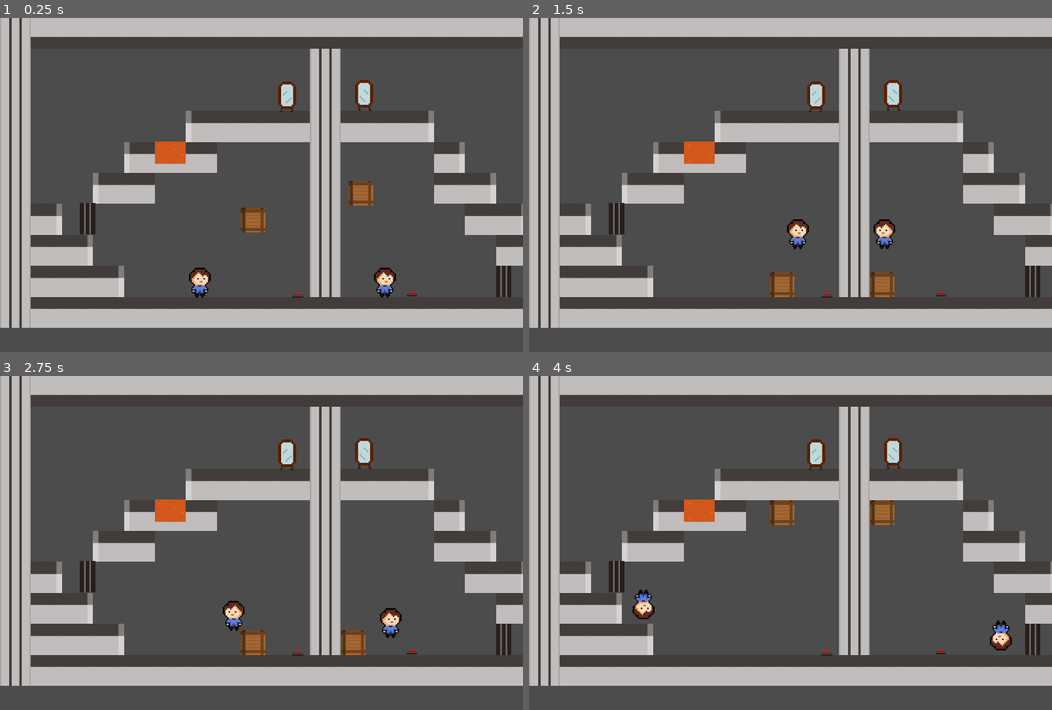
Above: before the commit, frames 1-4 (two rows, left to right).
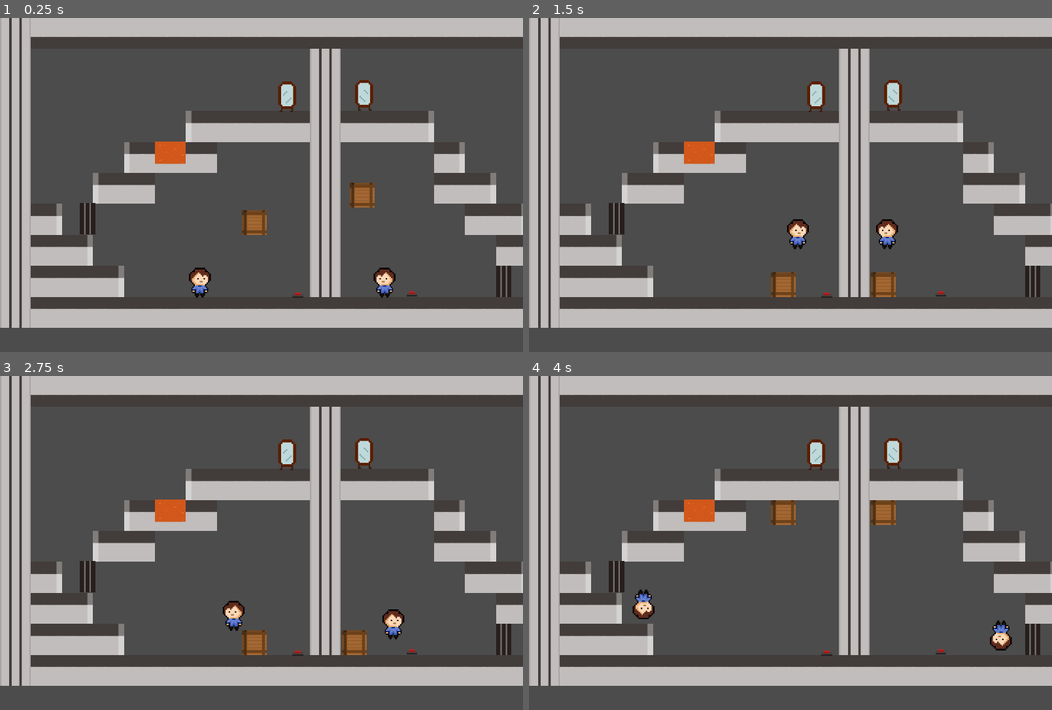
Above: after the commit, the same moments.

Repository: papukweh/Sohlepse
Game: Godot game, scene res://Stages/stage3.tscn
Two runs of this game, one before a commit and one after it. Both use one fixed random seed, a clock stepped at 60 frames per second and the inputs below. This scene is started directly instead of the project's main scene.
Inputs:
- Up to frame 1 (0.25 s): no input
- Up to frame 2 (1.5 s): hold Right (move_right) 0.53-1.28 s; hold E (interact) 0.53-1.28 s; tap Up (jump) at 0.77 s; tap F (play) at 0.8, 1.35 s; hold Down (move_down) from 1.28 s (still down)
- Up to frame 3 (2.75 s): tap Up (jump) at 1.52 s; tap E (interact) at 1.55 s; release Down (move_down) at 2.03 s; hold Right (move_right) from 2.03 s (still down); tap H (change-h) at 2.1 s; tap F (play) at 2.3 s
- Up to frame 4 (4 s): tap V (change-v) at 2.85 s; tap Up (jump) at 3.02, 3.77 s; tap E (interact) at 3.05 s; release Right (move_right) at 3.53 s; hold Left (move_left) from 3.53 s (still down); hold E (interact) from 3.53 s (still down); tap F (play) at 3.8 s

The runs differ from the first frame. In frame 1, 0.5% of the frame differs, in the area x 46-76%, y 48-83%; in frame 2, 0.4%; in frame 3, 0.4%; in frame 4, 0.2%.

Commit message:
Fixes #32.

Diff:
--- a/Sohlepse/Menus/Sure.tscn
+++ b/Sohlepse/Menus/Sure.tscn
@@ -1,6 +1,7 @@
 [gd_scene load_steps=2 format=2]
 
-[ext_resource path="res://Sure.gd" type="Script" id=1]
+[ext_resource path="res://Menus/Sure.gd" type="Script" id=1]
+
 
 [node name="Sure" type="Control" index="0"]
 
--- a/Sohlepse/Objects/Box.gd
+++ b/Sohlepse/Objects/Box.gd
@@ -5,6 +5,7 @@
 var GRAVITY = 700.0 # pixels/second/second
 var DEACCEL = 100.0
 var velocity = Vector2()
+onready var player = null
 
 func _process(delta):
 	if Input.is_action_just_pressed("change-v"):
@@ -13,23 +14,32 @@
 
 func _physics_process(delta):
 	var force = Vector2(0, invert_vertical * GRAVITY)
-	var player = null
-
-	if $RC_left.is_colliding():
-		player = $RC_left.get_collider()
-	if $RC_right.is_colliding() and (player == null or not player.get_name().begins_with("Player")):
-		player = $RC_right.get_collider()
-	if player != null and player.get_name().begins_with("Player"):
-		if Input.is_action_pressed("interact") and player.view() == self:
-			player.pushing = true
-			if player.moving_left():
-				velocity.x = -200
-			elif player.moving_right():
-				velocity.x = 200
-		else:
-			player.pushing = false
+	if player and Input.is_action_pressed("interact"):
+		player.pushing = true
+		if player.moving_left():
+			velocity.x = -200
+		elif player.moving_right():
+			velocity.x = 200
 	else:
 		velocity.x = 0
 
 	velocity += force * delta
 	velocity = move_and_slide(velocity, Vector2(0, -1))
+
+func _on_RC_left_body_entered(body):
+	if body.get_name().begins_with("Player") and body.view() == self:
+		player = body
+
+func _on_RC_left_body_exited(body):
+	if body.get_name().begins_with("Player"):
+		player = null
+		body.pushing = false
+
+func _on_RC_right_body_entered(body):
+	if body.get_name().begins_with("Player") and body.view() == self:
+		player = body
+
+func _on_RC_right_body_exited(body):
+	if body.get_name().begins_with("Player"):
+		player = null
+		body.pushing = false
--- a/Sohlepse/Objects/Box.tscn
+++ b/Sohlepse/Objects/Box.tscn
@@ -1,12 +1,17 @@
-[gd_scene load_steps=4 format=2]
+[gd_scene load_steps=5 format=2]
 
 [ext_resource path="res://Objects/Box.gd" type="Script" id=1]
 [ext_resource path="res://Assets/Box.png" type="Texture" id=2]
 
+[sub_resource type="RectangleShape2D" id=2]
+
+custom_solver_bias = 0.0
+extents = Vector2( 4.77612, 10 )
+
 [sub_resource type="RectangleShape2D" id=1]
 
 custom_solver_bias = 0.0
-extents = Vector2( 8.27558, 8.77974 )
+extents = Vector2( 7.52237, 8.77974 )
 
 [node name="Box" type="KinematicBody2D"]
 
@@ -15,37 +20,71 @@
 collision_mask = 1
 collision/safe_margin = 0.08
 script = ExtResource( 1 )
+_sections_unfolded = [ "Collision", "Transform" ]
+invert_vertical = 1
 
 [node name="Sprite" type="Sprite" parent="." index="0"]
 
-position = Vector2( -2.87509, -4.93039 )
 scale = Vector2( 0.8, 0.8 )
 texture = ExtResource( 2 )
+region_rect = Rect2( 2, 3, 72, 62 )
 _sections_unfolded = [ "Transform" ]
 
-[node name="RC_left" type="RayCast2D" parent="." index="1"]
+[node name="RC_left" type="Area2D" parent="." index="1"]
 
-position = Vector2( -41, -31.6383 )
-scale = Vector2( 1, 1.16755 )
-enabled = true
-exclude_parent = true
-cast_to = Vector2( 0, 40 )
+position = Vector2( -31, -26 )
+scale = Vector2( 1, 1.21875 )
+input_pickable = true
+gravity_vec = Vector2( 0, 1 )
+gravity = 98.0
+linear_damp = 0.1
+angular_damp = 1.0
+collision_layer = 2
 collision_mask = 2
+audio_bus_override = false
+audio_bus_name = "Master"
+_sections_unfolded = [ "Collision", "Transform" ]
+
+[node name="CollisionShape2D" type="CollisionShape2D" parent="RC_left" index="0"]
+
+position = Vector2( -1, 21.3334 )
+scale = Vector2( 1, 2.10454 )
+shape = SubResource( 2 )
 _sections_unfolded = [ "Transform" ]
 
-[node name="RC_right" type="RayCast2D" parent="." index="2"]
+[node name="RC_right" type="Area2D" parent="." index="2"]
 
-position = Vector2( 34, -33 )
-scale = Vector2( 1, 1.32439 )
-enabled = true
-exclude_parent = true
-cast_to = Vector2( 0, 40 )
+position = Vector2( 39.5, -26 )
+scale = Vector2( 1.04688, 1.21875 )
+input_pickable = true
+gravity_vec = Vector2( 0, 1 )
+gravity = 98.0
+linear_damp = 0.1
+angular_damp = 1.0
+collision_layer = 2
 collision_mask = 2
-_sections_unfolded = [ "Transform", "Z Index" ]
+audio_bus_override = false
+audio_bus_name = "Master"
+_sections_unfolded = [ "Collision", "Transform" ]
+
+[node name="CollisionShape2D" type="CollisionShape2D" parent="RC_right" index="0"]
+
+position = Vector2( -10.0299, 22.1539 )
+scale = Vector2( 1, 2 )
+shape = SubResource( 2 )
+_sections_unfolded = [ "Transform" ]
 
 [node name="CollisionShape2D" type="CollisionShape2D" parent="." index="3"]
 
-position = Vector2( -2.85678, -4.94659 )
-scale = Vector2( 3.09898, 2.92667 )
+position = Vector2( -1, 0 )
+scale = Vector2( 3.5893, 2.92667 )
 shape = SubResource( 1 )
 _sections_unfolded = [ "Transform" ]
+
+[connection signal="body_entered" from="RC_left" to="." method="_on_RC_left_body_entered"]
+
+[connection signal="body_exited" from="RC_left" to="." method="_on_RC_left_body_exited"]
+
+[connection signal="body_entered" from="RC_right" to="." method="_on_RC_right_body_entered"]
+
+[connection signal="body_exited" from="RC_right" to="." method="_on_RC_right_body_exited"]
--- a/Sohlepse/Objects/MovingPlatform.tscn
+++ b/Sohlepse/Objects/MovingPlatform.tscn
@@ -21,7 +21,7 @@
 input_pickable = false
 collision_layer = 1
 collision_mask = 1
-mode = 3
+mode = 1
 mass = 1.0
 friction = 1.0
 bounce = 0.0
--- a/Sohlepse/Player/Player.gd
+++ b/Sohlepse/Player/Player.gd
@@ -33,10 +33,14 @@
 onready var jump = false
 onready var on_act3 = false
 onready var initpos = self.get_position()
+onready var view = null
 
 func _ready():
 	if invert_vertical == -1:
 		self.rotate(PI)
+		$sprite.scale = Vector2(-1,1)
+	if invert_horizontal == -1:
+		$sprite.scale = Vector2(-1,1)
 
 func _process(delta):
 	if dead:
@@ -102,10 +106,8 @@
 	if new_siding_left != siding_left:
 		if new_siding_left:
 			$sprite.scale.x = -invert_vertical
-			$Siding.position.x = -64
 		else:
 			$sprite.scale.x = invert_vertical
-			$Siding.position.x = 0
 
 		siding_left = new_siding_left
 
@@ -117,8 +119,6 @@
 	if $RC_down.is_colliding() and not platform:
 		on_air_time = 0
 		jumping = false
-		#if in_terrain == 0:
-			#terrain = 1.0
 
 	if on_air_time < JUMP_MAX_AIRBORNE_TIME and jump and not jumping:
 		# Jump must also be allowed to happen if the character left the floor a little bit ago.
@@ -135,7 +135,7 @@
 	return move_right and not move_left
 
 func view():
-	return $Siding.get_collider()
+	return view
 
 func die():
 	dead = true
@@ -147,3 +147,11 @@
 func _on_AnimationPlayer_animation_finished(anim_name):
 	if anim_name == "Death":
 		global.restart()
+
+
+func _on_Siding_body_entered(body):
+	view = body
+
+
+func _on_Siding_body_exited(body):
+	view = null
--- a/Sohlepse/Player/Player.tscn
+++ b/Sohlepse/Player/Player.tscn
@@ -1,10 +1,15 @@
-[gd_scene load_steps=6 format=2]
+[gd_scene load_steps=7 format=2]
 
 [ext_resource path="res://Player/Player.gd" type="Script" id=1]
 [ext_resource path="res://Assets/Player.png" type="Texture" id=2]
 [ext_resource path="res://Player/InputHandler.gd" type="Script" id=3]
 
 [sub_resource type="RectangleShape2D" id=3]
+
+custom_solver_bias = 0.0
+extents = Vector2( 10, 10 )
+
+[sub_resource type="RectangleShape2D" id=1]
 
 custom_solver_bias = 0.0
 extents = Vector2( 10, 10 )
@@ -52,7 +57,7 @@
 "values": [ 5 ]
 }
 
-[node name="Player" type="KinematicBody2D" index="0"]
+[node name="Player" type="KinematicBody2D"]
 
 position = Vector2( -0.475647, 1 )
 input_pickable = false
@@ -70,32 +75,44 @@
 texture = ExtResource( 2 )
 _sections_unfolded = [ "Transform", "Z Index" ]
 
+[node name="Siding" type="Area2D" parent="sprite" index="0"]
+
+position = Vector2( -6.84678, 2.47955e-05 )
+rotation = -1.5708
+scale = Vector2( 1, 0.786038 )
+input_pickable = true
+gravity_vec = Vector2( 0, 1 )
+gravity = 98.0
+linear_damp = 0.1
+angular_damp = 1.0
+collision_mask = 2
+audio_bus_override = false
+audio_bus_name = "Master"
+_sections_unfolded = [ "Transform" ]
+
+[node name="CollisionShape2D" type="CollisionShape2D" parent="sprite/Siding" index="0"]
+
+position = Vector2( 12.5369, 44.0769 )
+scale = Vector2( 1.23309, 1.46085 )
+shape = SubResource( 3 )
+
 [node name="CollisionShape2D" type="CollisionShape2D" parent="." index="1"]
 
 position = Vector2( -0.0293961, -2.01142 )
 scale = Vector2( 1, 2.97403 )
-shape = SubResource( 3 )
+shape = SubResource( 1 )
 
-[node name="Siding" type="RayCast2D" parent="." index="2"]
-
-rotation = -1.5708
-enabled = true
-exclude_parent = true
-cast_to = Vector2( 0, 50 )
-collision_mask = 1
-_sections_unfolded = [ "Transform" ]
-
-[node name="RC_down" type="RayCast2D" parent="." index="3"]
+[node name="RC_down" type="RayCast2D" parent="." index="2"]
 
 position = Vector2( 0, 0.786232 )
 scale = Vector2( 1, 1.02457 )
 enabled = true
 exclude_parent = true
 cast_to = Vector2( 0, 29 )
-collision_mask = 1
+collision_mask = 3
 _sections_unfolded = [ "Transform" ]
 
-[node name="AnimationPlayer" type="AnimationPlayer" parent="." index="4"]
+[node name="AnimationPlayer" type="AnimationPlayer" parent="." index="3"]
 
 root_node = NodePath("..")
 autoplay = ""
@@ -105,9 +122,13 @@
 anims/Death = SubResource( 2 )
 blend_times = [  ]
 
-[node name="InputHandler" type="Node" parent="." index="5"]
+[node name="InputHandler" type="Node" parent="." index="4"]
 
 script = ExtResource( 3 )
 MODE = 1
 
+[connection signal="body_entered" from="sprite/Siding" to="." method="_on_Siding_body_entered"]
+
+[connection signal="body_exited" from="sprite/Siding" to="." method="_on_Siding_body_exited"]
+
 [connection signal="animation_finished" from="AnimationPlayer" to="." method="_on_AnimationPlayer_animation_finished"]
--- a/Sohlepse/Stages/stage1.tscn
+++ b/Sohlepse/Stages/stage1.tscn
@@ -98,17 +98,14 @@
 [node name="Box" parent="Objects" index="0" instance=ExtResource( 4 )]
 
 position = Vector2( 1441, 425 )
-invert_vertical = 1
 
 [node name="Box2" parent="Objects" index="1" instance=ExtResource( 4 )]
 
 position = Vector2( 598.116, 347.565 )
-invert_vertical = 1
 
 [node name="Box3" parent="Objects" index="2" instance=ExtResource( 4 )]
 
 position = Vector2( 496.246, 361.933 )
-invert_vertical = 1
 
 [node name="Button1" parent="Objects" index="3" instance=ExtResource( 5 )]
 
@@ -204,7 +201,7 @@
 
 [node name="FallingFloor6" parent="Hazards" index="12" instance=ExtResource( 9 )]
 
-position = Vector2( 746, 460 )
+position = Vector2( 751, 413 )
 
 [node name="FallingFloor7" parent="Hazards" index="13" instance=ExtResource( 9 )]
 
--- a/Sohlepse/Stages/stage2.tscn
+++ b/Sohlepse/Stages/stage2.tscn
@@ -1,10 +1,11 @@
-[gd_scene load_steps=6 format=2]
+[gd_scene load_steps=7 format=2]
 
 [ext_resource path="res://Stages/Stage.tscn" type="PackedScene" id=1]
 [ext_resource path="res://tileset_test.tres" type="TileSet" id=2]
 [ext_resource path="res://Player/Player.tscn" type="PackedScene" id=3]
 [ext_resource path="res://Objects/Endgoal.tscn" type="PackedScene" id=4]
 [ext_resource path="res://Objects/EndgoalMirror.tscn" type="PackedScene" id=5]
+[ext_resource path="res://Objects/MovingPlatform.tscn" type="PackedScene" id=6]
 
 [node name="stage2" instance=ExtResource( 1 )]
 
@@ -85,3 +86,9 @@
 [node name="EndgoalMirror" parent="." index="5" instance=ExtResource( 5 )]
 
 position = Vector2( 660.145, 541.377 )
+
+[node name="MovingPlatform" parent="." index="6" instance=ExtResource( 6 )]
+
+position = Vector2( 203.997, 506.902 )
+motion = Vector2( 200, 0 )
+cycle = 200.0
--- a/Sohlepse/Stages/stage3.tscn
+++ b/Sohlepse/Stages/stage3.tscn
@@ -119,12 +119,10 @@
 [node name="Box" parent="Objects" index="4" instance=ExtResource( 7 )]
 
 position = Vector2( 525.593, 399.451 )
-invert_vertical = 1
 
 [node name="Box2" parent="Objects" index="5" instance=ExtResource( 7 )]
 
 position = Vector2( 747.529, 342.924 )
-invert_vertical = 1
 
 [node name="Endgoal" parent="." index="6" instance=ExtResource( 8 )]
 
--- a/Sohlepse/Stages/stage6.tscn
+++ b/Sohlepse/Stages/stage6.tscn
@@ -85,7 +85,6 @@
 
 [node name="TileMap" type="TileMap" parent="." index="0"]
 
-position = Vector2( 1, 0 )
 mode = 0
 tile_set = ExtResource( 2 )
 cell_size = Vector2( 64, 64 )
@@ -103,6 +102,7 @@
 occluder_light_mask = 1
 format = 1
 tile_data = PoolIntArray( -65537, 1073741825, 0, -131072, 1073741824, 0, -131071, 1073741824, 0, -131070, 1073741824, 0 …(2017 unchanged characters)…
+_sections_unfolded = [ "Collision", "Transform" ]
 
 [node name="Real" type="ReferenceRect" parent="." index="1"]
 
@@ -110,10 +110,28 @@
 anchor_top = 0.0
 anchor_right = 0.0
 anchor_bottom = 0.0
-margin_left = -56.0
+margin_left = -60.0
 margin_top = -129.0
-margin_right = 1144.0
+margin_right = 1150.0
 margin_bottom = 351.0
+rect_pivot_offset = Vector2( 0, 0 )
+rect_clip_content = false
+mouse_filter = 0
+mouse_default_cursor_shape = 0
+size_flags_horizontal = 1
+size_flags_vertical = 1
+_sections_unfolded = [ "Anchor", "Rect" ]
+
+[node name="Mirrored" type="ReferenceRect" parent="." index="2"]
+
+anchor_left = 0.0
+anchor_top = 0.0
+anchor_right = 0.0
+anchor_bottom = 0.0
+margin_left = -60.0
+margin_top = 351.0
+margin_right = 1150.0
+margin_bottom = 831.0
 rect_pivot_offset = Vector2( 0, 0 )
 rect_clip_content = false
 mouse_filter = 0
@@ -122,24 +140,6 @@
 size_flags_vertical = 1
 _sections_unfolded = [ "Rect" ]
 
-[node name="Mirrored" type="ReferenceRect" parent="." index="2"]
-
-anchor_left = 0.0
-anchor_top = 0.0
-anchor_right = 0.0
-anchor_bottom = 0.0
-margin_left = -56.0
-margin_top = 351.0
-margin_right = 1144.0
-margin_bottom = 831.0
-rect_pivot_offset = Vector2( 0, 0 )
-rect_clip_content = false
-mouse_filter = 0
-mouse_default_cursor_shape = 0
-size_flags_horizontal = 1
-size_flags_vertical = 1
-_sections_unfolded = [ "Rect" ]
-
 [node name="Players" type="Node" parent="." index="3"]
 
 [node name="Player1" parent="Players" index="0" instance=ExtResource( 3 )]
@@ -155,14 +155,11 @@
 
 [node name="Box" parent="Objects" index="0" instance=ExtResource( 4 )]
 
-position = Vector2( 590, 287 )
-_sections_unfolded = [ "Transform" ]
-invert_vertical = 1
+position = Vector2( 590, 290 )
 
 [node name="Box2" parent="Objects" index="1" instance=ExtResource( 4 )]
 
 position = Vector2( 590, 427 )
-_sections_unfolded = [ "Transform" ]
 invert_vertical = -1
 
 [node name="Lever2" parent="Objects" index="2" instance=ExtResource( 5 )]
@@ -211,7 +208,7 @@
 margin_left = 274.0
 margin_top = -3.0
 margin_right = 573.0
-margin_bottom = 113.0
+margin_bottom = 24.0
 rect_scale = Vector2( 2, 2 )
 rect_pivot_offset = Vector2( 0, 0 )
 rect_clip_content = false
@@ -236,7 +233,7 @@
 margin_left = 274.0
 margin_top = 46.0
 margin_right = 573.0
-margin_bottom = 162.0
+margin_bottom = 73.0
 rect_scale = Vector2( 2, 2 )
 rect_pivot_offset = Vector2( 0, 0 )
 rect_clip_content = false
@@ -261,7 +258,7 @@
 margin_left = 274.0
 margin_top = 686.0
 margin_right = 573.0
-margin_bottom = 802.0
+margin_bottom = 714.0
 rect_scale = Vector2( 2, -2 )
 rect_pivot_offset = Vector2( 0, 0 )
 rect_clip_content = false
@@ -286,7 +283,7 @@
 margin_left = 274.0
 margin_top = 640.0
 margin_right = 573.0
-margin_bottom = 756.0
+margin_bottom = 675.0
 rect_scale = Vector2( 2, -2 )
 rect_pivot_offset = Vector2( 0, 0 )
 rect_clip_content = false
Renamed: Sohlepse/Sure.gd -> Sohlepse/Menus/Sure.gd
Not shown: 1 places in Sohlepse/Stages/stage2.tscn that only renumber resources
